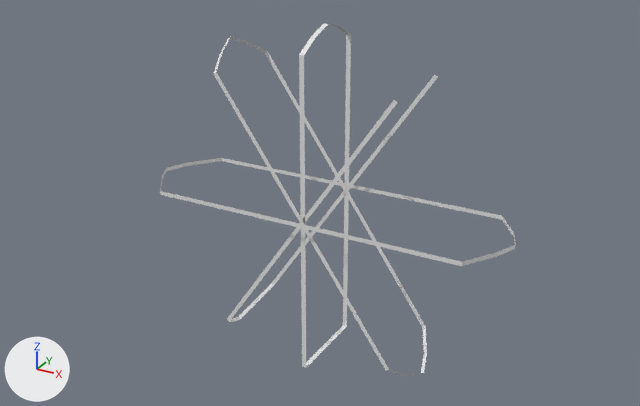
What one commit did to the Blender file untitled.blend.
The view is the same before and after, from a 50 mm lens placed at (8.49, -15.68, 7.9), pointed at (-0.15, 0.02, 0.05). Every picture has the same lights, and +X, +Y and +Z are marked at lower left.
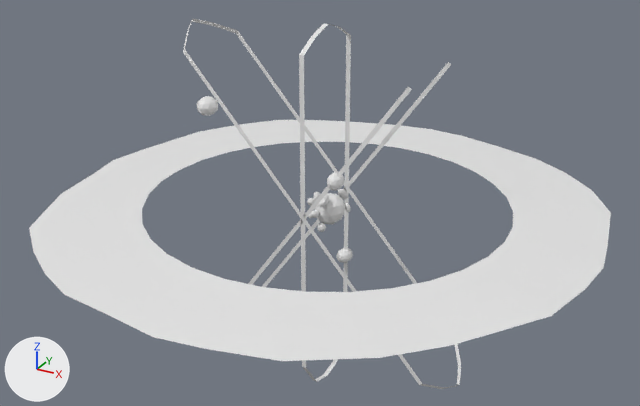
What differs and where, as boxes (x1, y1, x2, y2) in the pictures (640 x 406 px):
'Cube', reshaped (63% wider): before (160, 24, 516, 376); after (29, 19, 611, 389)
part 1 of me_cube_001, added: after (314, 193, 345, 225)
part 2 of me_cube_001, added: after (197, 96, 218, 116)
part 3 of me_cube_001, added: after (327, 172, 344, 191)
part 4 of me_cube_001, added: after (337, 248, 353, 263)
part 5 of me_cube_001, rebuilt: before (227, 74, 438, 322); after (248, 62, 451, 287)
part 6 of me_cube_001, rebuilt (30% wider, 9% taller): before (214, 37, 427, 376); after (183, 19, 461, 389)
part 7 of me_cube_001, built on: before (160, 158, 516, 266); after (29, 120, 611, 361)
part 8 of me_cube_001, added: after (303, 359, 338, 382)

The change, as a list of edits to the scene's bpy script:
```text
Change me_cube_001:
    used by ob_cube; location = (0.0, 0.0, 0.0)
    remove me_cube_001.from_pydata(...)  # 74 vertices, 33 faces, 8 loose edges; spans x -4.36..4.28, y -1.22..1.2, z -3.59..4.02
    add me_cube_001.from_pydata(...)  # 628 vertices, 1018 faces, 8 loose edges; spans x -5.99..6.0, y -6.02..5.99, z -4.41..4.02
    me_cube_001 part 1: a new loose piece, an icosphere of 80 faces spanning x -0.28..0.37, y -0.29..0.51, z -0.44..0.26
    me_cube_001 part 2: a new loose piece, an icosphere of 80 faces spanning x -2.45..-2.02, y -1.35..-0.85, z 2.06..2.47
    me_cube_001 part 3: a new loose piece, an icosphere of 80 faces spanning x 0.58..0.9, y -1.18..-0.7, z 0.89..1.28
    me_cube_001 part 4: a new loose piece, an icosphere of 80 faces spanning x -0.19..0.16, y 0.73..1.23, z -1.81..-1.48
    me_cube_001 part 5: the loose piece of 20 vertices spanning x -2.45..2.41, y -1.0..1.0, z -3.55..3.52 is rebuilt with 20 vertices and now spans x -2.82..2.68, y -1.0..1.0, z -3.82..3.82
    me_cube_001 part 6: the loose piece of 20 vertices spanning x -2.39..2.51, y -1.02..0.98, z -3.56..3.51 is rebuilt with 20 vertices and now spans x -3.36..3.36, y -1.02..0.99, z -3.61..3.8
    me_cube_001 part 7: 20 vertices removed from x -4.36..4.28, y -1.22..1.2, z 0.0..0.1; 400 vertices added at x -5.99..6.0, y -6.02..5.99, z -0.47..0.39
    me_cube_001 part 8: 6 vertices added at x -0.05..0.06, y -0.5..0.5, z -4.41..-4.27
```
